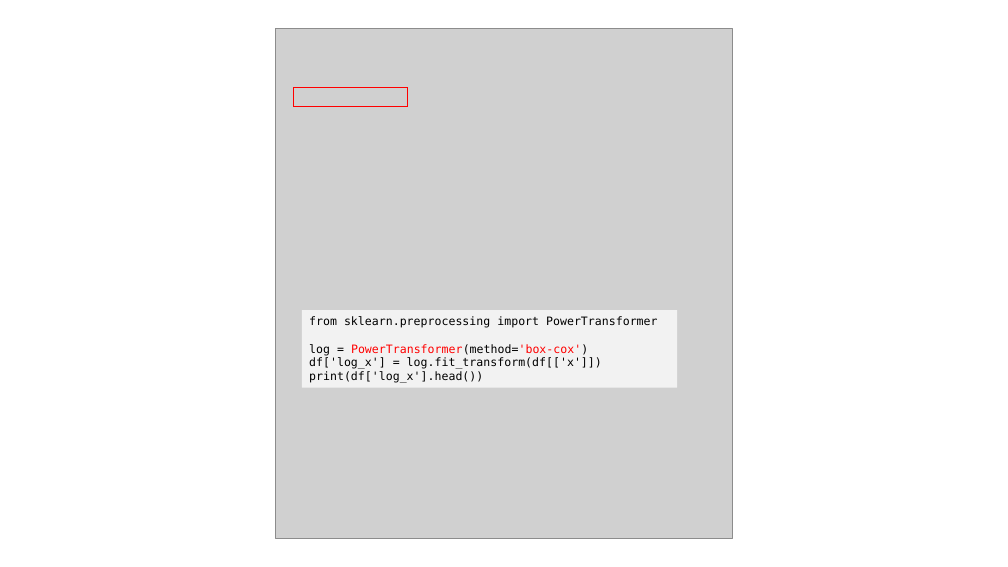
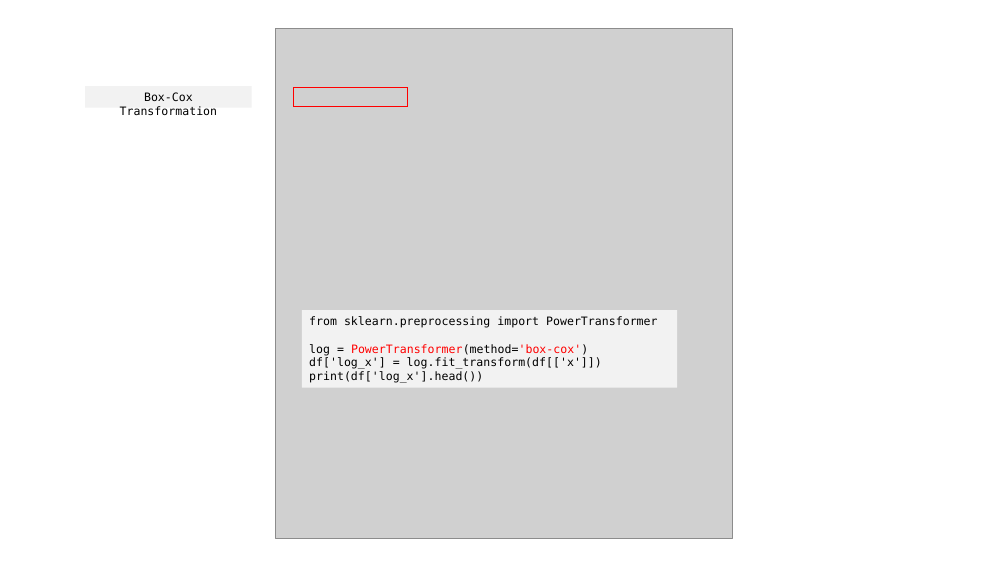
Before and after one commit to JNYH/DataCamp_Assessment, a slide deck: slide 16 of Model_Development.pptx (slide 15 before the commit). Drawn at 1008x567 pixels with LibreOffice and Linux fonts; fonts in the diff are those of the drawing; grey boxes stand for pictures. Boxes give left, top, right and bottom in pixels: in the first picture for what was removed or moved away, otherwise in the second. Text is boxed around its words. In the diff, an @@ line names an element or a change of style, - is before the commit and + after.

```diff
--- a/Model_Development.pptx
+++ b/Model_Development.pptx
@@ rectangle added at (85, 86, 252, 108), fill #F2F2F2, 11 pt, text #000000 @@
+Box-Cox Transformation
```
Also in this commit, not shown: 2 other slides changed, 5 slides added, 2 slides removed.
